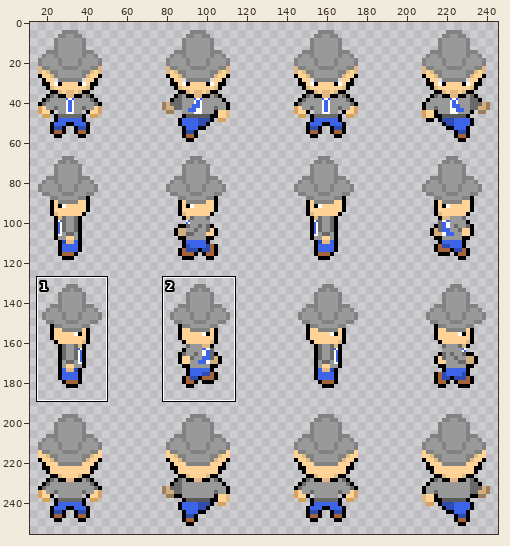
Two versions of one sprite sheet, Bakkie doen/Assets/Resources/Characters/walking-cycle-blueman.png. The first picture is a wide view before the edit; the outline marks the close-up.
Close-up. Before:
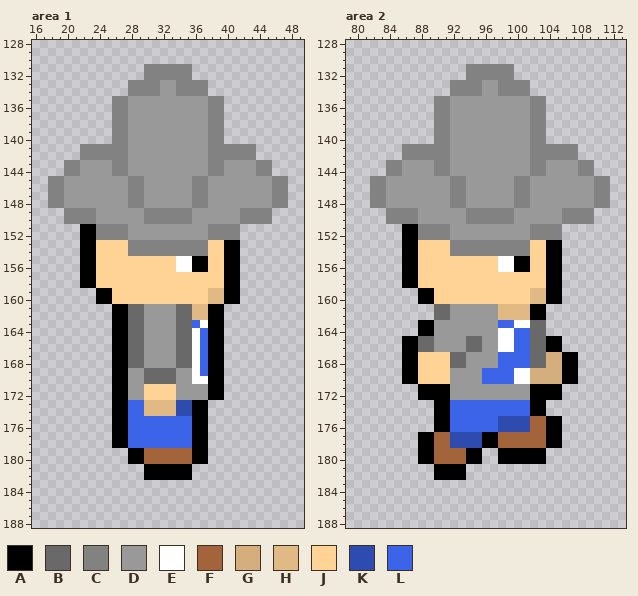
The file is 256x256 pixels. Shown: area 1: x 16..49, y 128..188; area 2: x 79..113, y 128..188. The old version is drawn lined up with the new one. The wide view leaves out empty margins. The commit also changed other parts of the picture, which this record leaves out.
Palette (. is transparent): A #000000  B #696969  C #828282  D #999999  E #ffffff  F #a3643c  G #d4ae7d  H #e0b984  J #ffd296  K #2e4cb0  L #3c64e8
Pixels before, area 1, first column x 18:
131 ............CCCCCC............
132 ............CCCCCC............
133 ..........CCCCDDCCCC..........
134 ..........CCCCDDCCCC..........
135 ........CCDDDDDDDDDDCC........
136 ........CCDDDDDDDDDDCC........
137 ........CCDDDDDDDDDDCC........
138 ........CCDDDDDDDDDDCC........
139 ........CCDDDDDDDDDDCC........
140 ........CCDDDDDDDDDDCC........
141 ....CCCCCCDDDDDDDDDDCCCCCC....
142 ....CCCCCCDDDDDDDDDDCCCCCC....
143 ..CCDDDDCCDDDDDDDDDDCCDDDDCC..
144 ..CCDDDDCCDDDDDDDDDDCCDDDDCC..
145 CCDDDDDDDDCCDDDDDDCCDDDDDDDDCC
146 CCDDDDDDDDCCDDDDDDCCDDDDDDDDCC
147 CCDDDDDDDDCCDDDDDDCCDDDDDDDDCC
148 CCDDDDDDDDCCDDDDDDCCDDDDDDDDCC
149 ..CCCCDDDDDDCCCCCCDDDDDDCCCC..
150 ..CCCCDDDDDDCCCCCCDDDDDDCCCC..
151 ....AACCCCDDDDDDDDDDCCCC......
152 ....AACCCCDDDDDDDDDDCCCC......
153 ....AAJJJJCCCCCCCCCCJJAA......
154 ....AAJJJJCCCCCCCCCCJJAA......
155 ....AAJJJJJJJJJJEEAAJJAA......
156 ....AAJJJJJJJJJJEEAAJJAA......
157 ....AAJJJJJJJJJJJJJJJJAA......
158 ....AAJJJJJJJJJJJJJJJJAA......
159 ......AAJJJJJJJJJJJJHHAA......
160 ......AAJJJJJJJJJJJJHHAA......
161 ........AABBDDDDBBHHAA........
162 ........AABBDDDDBBHHAA........
163 ........AABBDDDDBBLEAA........
164 ........AABBDDDDBBELAA........
165 ........AABBDDDDBBELAA........
166 ........AABBDDDDBBELAA........
167 ........AABBDDDDBBELAA........
168 ........AABBDDDDBBELAA........
169 ........AADDBBBBDDELAA........
170 ........AADDBBBBDDEEAA........
171 ........AADDJJJJDDDDAA........
172 ........AADDJJJJDDDDAA........
173 ........AALLHHHHKKAA..........
174 ........AALLHHHHKKAA..........
175 ........AALLLLLLLLAA..........
176 ........AALLLLLLLLAA..........
177 ........AALLLLLLLLAA..........
178 ........AALLLLLLLLAA..........
179 ..........AAFFFFFFAA..........
180 ..........AAFFFFFFAA..........
181 ............AAAAAA............
182 ............AAAAAA............
Pixels before, area 2, first column x 82:
131 ............CCCCCC............
132 ............CCCCCC............
133 ..........CCCCDDCCCC..........
134 ..........CCCCDDCCCC..........
135 ........CCDDDDDDDDDDCC........
136 ........CCDDDDDDDDDDCC........
137 ........CCDDDDDDDDDDCC........
138 ........CCDDDDDDDDDDCC........
139 ........CCDDDDDDDDDDCC........
140 ........CCDDDDDDDDDDCC........
141 ....CCCCCCDDDDDDDDDDCCCCCC....
142 ....CCCCCCDDDDDDDDDDCCCCCC....
143 ..CCDDDDCCDDDDDDDDDDCCDDDDCC..
144 ..CCDDDDCCDDDDDDDDDDCCDDDDCC..
145 CCDDDDDDDDCCDDDDDDCCDDDDDDDDCC
146 CCDDDDDDDDCCDDDDDDCCDDDDDDDDCC
147 CCDDDDDDDDCCDDDDDDCCDDDDDDDDCC
148 CCDDDDDDDDCCDDDDDDCCDDDDDDDDCC
149 ..CCCCDDDDDDCCCCCCDDDDDDCCCC..
150 ..CCCCDDDDDDCCCCCCDDDDDDCCCC..
151 ....AACCCCDDDDDDDDDDCCCC......
152 ....AACCCCDDDDDDDDDDCCCC......
153 ....AAJJJJCCCCCCCCCCJJAA......
154 ....AAJJJJCCCCCCCCCCJJAA......
155 ....AAJJJJJJJJJJEEAAJJAA......
156 ....AAJJJJJJJJJJEEAAJJAA......
157 ....AAJJJJJJJJJJJJJJJJAA......
158 ....AAJJJJJJJJJJJJJJJJAA......
159 ......AAJJJJJJJJJJJJHHAA......
160 ......AAJJJJJJJJJJJJHHAA......
161 ........BBDDDDDDHHHHAA........
162 ........BBDDDDDDHHHHAA........
163 ......AADDDDDDDDLLEEBB........
164 ......AADDDDDDDDEELLBB........
165 ....AABBDDDDBBDDEELLBBAA......
166 ....AABBDDDDBBDDEELLBBAA......
167 ....AAJJJJBBDDDDLLLLBBGGAA....
168 ....AAJJJJBBDDDDLLLLBBGGAA....
169 ....AAJJJJDDDDLLLLEEGGGGAA....
170 ....AAJJJJDDDDLLLLEEGGGGAA....
171 ......AAAADDDDDDDDDDAAAA......
172 ......AAAADDDDDDDDDDAAAA......
173 ........AALLLLLLLLLLAA........
174 ........AALLLLLLLLLLAA........
175 ........AALLLLLLKKKKFFAA......
176 ........AALLLLLLKKKKFFAA......
177 ......AAFFKKKKAAFFFFFFAA......
178 ......AAFFKKKKAAFFFFFFAA......
179 ......AAFFFFAA..AAAAAA........
180 ......AAFFFFAA..AAAAAA........
181 ........AAAA..................
182 ........AAAA..................
The same view after the edit:
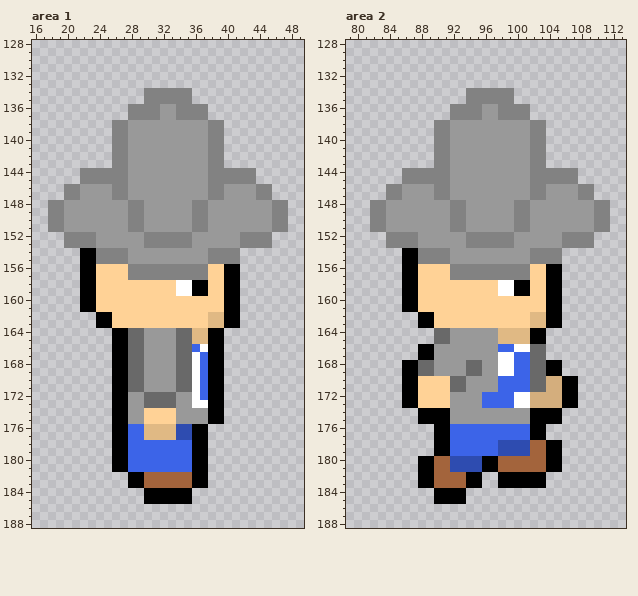
The edit:
whole drawing moved by +0,+4 (the old picture is shown already moved)
Changed rows in their new state; - is an unchanged pixel.
Area 1:
first column x 26:
131 ----......----
132 ----......----
133 --..........--
134 --..--CC--..--
135 ....CCCCCC....
136 ..CCCC--CCCC..
137 ..CCCC--CCCC..
first column x 18:
141 ----....--------------....----
142 ----....--------------....----
143 --......--------------......--
144 --..CCCC--------------CCCC..--
145 ....CCCCCCDD------DDCCCCCC....
146 ..CC----CCDD------DDCC----CC..
147 ..CC----CCDD------DDCC----CC..
149 CCDDDD----CCDDDDDDCC----DDDDCC
150 CCDDDD----CCDDDDDDCC----DDDDCC
151 CCDDDDDDDDCC------CCDDDDDDDDCC
152 --CCCCDDDD--CCCCCC--DDDDCCCC--
153 --CCCCDDDDDD------DDDDDDCCCC--
154 ------CCCCDDDDDDDDDDCCCC------
155 ------CCCCDDDDDDDDDDCCCC------
156 ----------CCCCCCCCCC----------
157 ----------CCCCCCCCCC----------
158 ----------------EEAA----------
159 ----AAJJ--------EEAAJJ--------
160 ----AAJJ------------JJ--------
161 ----AAJJJJJJJJJJJJJJJJAA------
162 ------AAJJJJJJJJJJJJHHAA------
163 ------AAJJJJJJJJJJJJHHAA------
164 ------------------HH----------
165 ------------------HH----------
166 ------------------LE----------
169 ----------BBDDDDBB------------
170 ----------BBDDDDBB-L----------
171 ----------BBDDDDBBEL----------
172 ------------BBBB--EL----------
173 ----------DDBBBBDDEEAA--------
174 ----------DDJJJJDDDDAA--------
175 ----------DDJJJJDDDDAA--------
176 ------------HHHHKK------------
177 ------------HHHHKK------------
179 --------AALLLLLLLL------------
180 --------AALLLLLLLL------------
181 --------AALLLLLLLLAA----------
182 ----------AAFFFFFFAA----------
183 ----------AAFFFFFFAA----------
184 ------------AAAAAA------------
185 ------------AAAAAA------------
Area 2:
first column x 90:
131 ----......----
132 ----......----
133 --..........--
134 --..--CC--..--
135 ....CCCCCC....
136 ..CCCC--CCCC..
137 ..CCCC--CCCC..
first column x 82:
141 ----....--------------....----
142 ----....--------------....----
143 --......--------------......--
144 --..CCCC--------------CCCC..--
145 ....CCCCCCDD------DDCCCCCC....
146 ..CC----CCDD------DDCC----CC..
147 ..CC----CCDD------DDCC----CC..
149 CCDDDD----CCDDDDDDCC----DDDDCC
150 CCDDDD----CCDDDDDDCC----DDDDCC
151 CCDDDDDDDDCC------CCDDDDDDDDCC
152 --CCCCDDDD--CCCCCC--DDDDCCCC--
153 --CCCCDDDDDD------DDDDDDCCCC--
154 ------CCCCDDDDDDDDDDCCCC------
155 ------CCCCDDDDDDDDDDCCCC------
156 ----------CCCCCCCCCC----------
157 ----------CCCCCCCCCC----------
158 ----------------EEAA----------
159 ----AAJJ--------EEAAJJ--------
160 ----AAJJ------------JJ--------
161 ----AAJJJJJJJJJJJJJJJJAA------
162 ------AAJJJJJJJJJJJJHHAA------
163 --------JJJJJJJJJJJJHHAA------
164 ------..BB------HHHHAA--------
165 ----....BB--DD--HHHHAA..------
166 ----..AA----DD--LLEE--..------
167 ----..AADDDD----EE----....----
168 ------BBDDDDBB--EE----AA..----
169 ------BBDD--BBDDEELLBBAA..----
170 ----------BB--DD--LLBB--------
171 ----AAJJJJBB----LLLLBBGGAA----
172 ----AAJJJJ----LLLLEEGGGGAA----
173 ----AAJJJJDDDD----EEGGGGAA----
174 ------AA--DDDDDDDDDD--AA------
175 ------AA--DDDDDDDDDDAA--------
176 ----------------LLLLAA..------
177 ------..AALLLLLLLLLLAA..------
178 ------..AALLLLLLKKKK----------
179 ------..AALLLLLLKKKKFFAA------
180 ----------KKKKAAFFFFFFAA------
181 ------AAFFKKKKAAFFFFFFAA------
182 ------AAFFFFAA--AAAAAA--------
183 ------AAFFFFAA--AAAAAA--------
184 --------AAAA------------------
185 --------AAAA------------------
Where, in picture pixels (left, top, right, bottom), the same in both close-ups:
changed: (48, 64, 288, 504)
changed: (370, 64, 610, 504)
